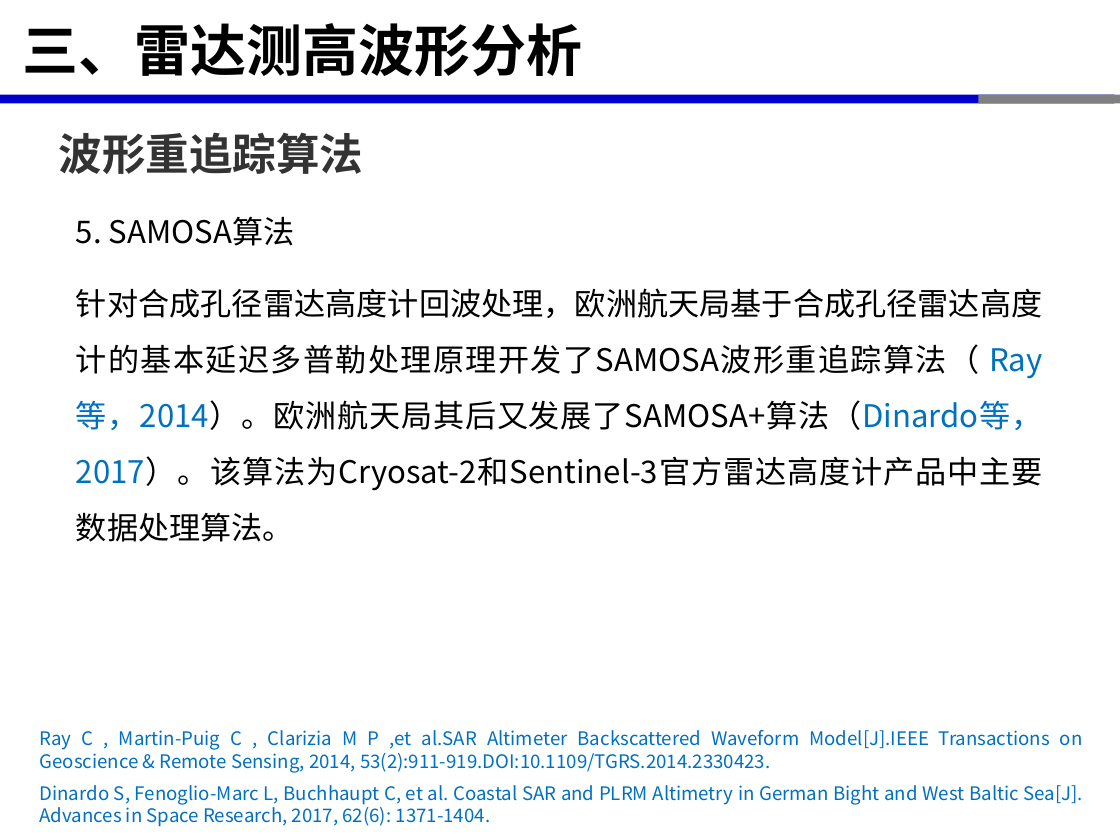
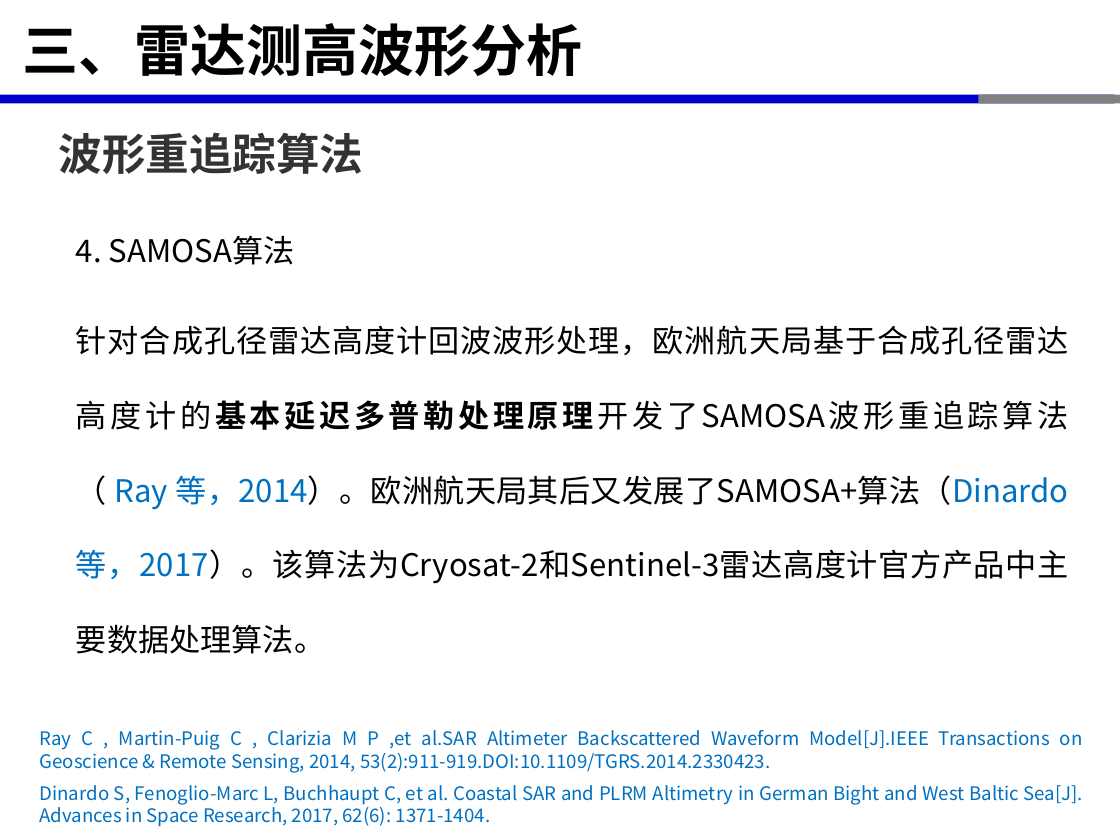
Before and after one commit to xinluo2018/satellite-altimetry-course, a slide deck: slide 25 of 第2章-星载雷达测高原理-2学时/第2章-星载雷达测高原理-2学时.pptx (slide 27 before the commit). Drawn at 1120x840 pixels with LibreOffice and Linux fonts; fonts in the diff are those of the drawing. Boxes give left, top, right and bottom in pixels: in the first picture for what was removed or moved away, otherwise in the second. Text is boxed around its words. In the diff, an @@ line names an element or a change of style, - is before the commit and + after.

```diff
--- a/第2章-星载雷达测高原理-2学时/第2章-星载雷达测高原理-2学时.pptx
+++ b/第2章-星载雷达测高原理-2学时/第2章-星载雷达测高原理-2学时.pptx
@@ text at (x1=76, y1=235, x2=1069, y2=654): text changed @@
-5. SAMOSA算法
-针对合成孔径雷达高度计回波处理，欧洲航天局基于合成孔径雷达高度计的基本延迟多普勒处理原理开发了SAMOSA波形重追踪算法（ Ray 等，2014）。欧洲航天局其后又发展了SAMOSA+算法（Dinardo等，2017）。该算法为Cryosat-2和Sentinel-3官方雷达高度计产品中主要数据处理算法。
+4. SAMOSA算法
+针对合成孔径雷达高度计回波波形处理，欧洲航天局基于合成孔径雷达高度计的基本延迟多普勒处理原理开发了SAMOSA波形重追踪算法（ Ray 等，2014）。欧洲航天局其后又发展了SAMOSA+算法（Dinardo等，2017）。该算法为Cryosat-2和Sentinel-3雷达高度计官方产品中主要数据处理算法。
```
Also in this commit, not shown: 12 other slides changed, 2 slides removed, 2 other files.
